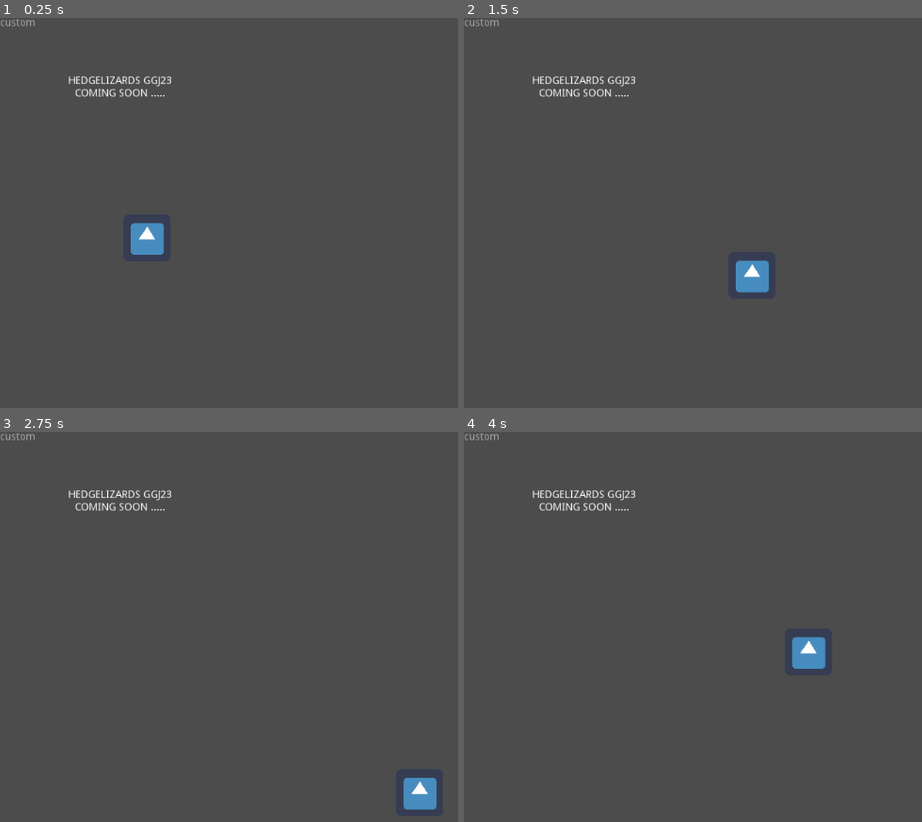
Above: before the commit, frames 1-4 (two rows, left to right).
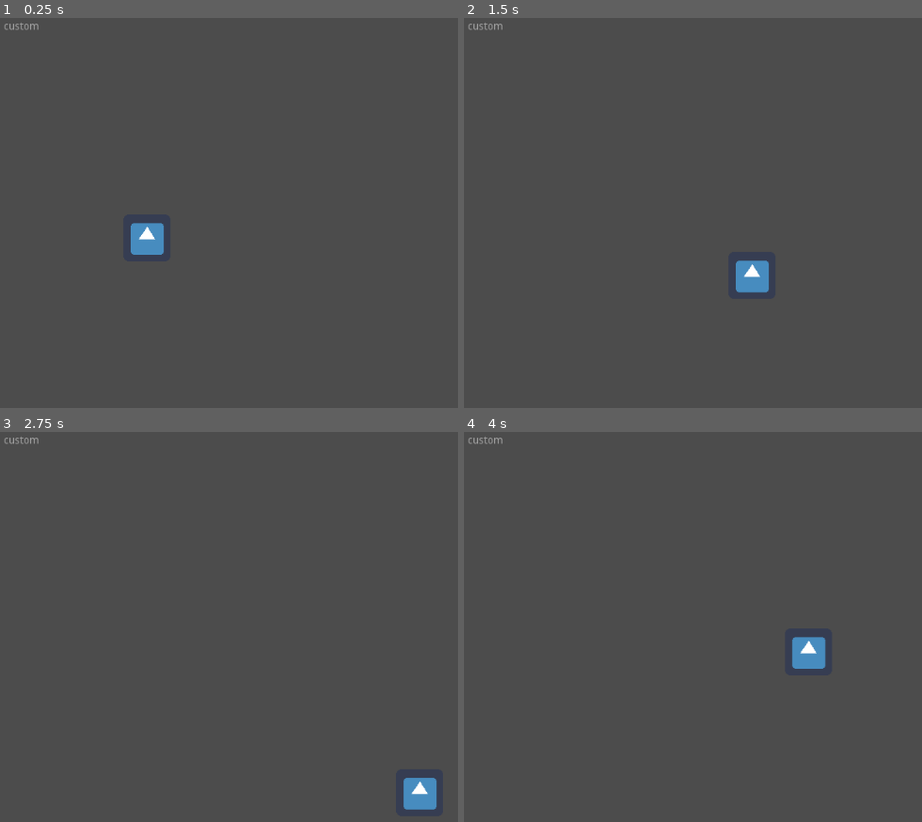
Above: after the commit, the same moments.

Repository: HedgeLizards/GGJ23
Game: Godot game, scene res://scenes/World.tscn
The game is run twice, just before and just after one commit, with the same random seed, the same clock (stepped at 60 frames per second) and the same inputs. The engine's default icon, where the game draws it, is replaced by a stand-in: a white triangle on a blue panel in a dark square.
Inputs:
- Up to frame 1 (0.25 s): no input
- Up to frame 2 (1.5 s): tap Enter at 0.5 s; hold D (right) 0.53-1.28 s; hold S (down) from 1.28 s (still down)
- Up to frame 3 (2.75 s): release S (down) at 2.03 s; hold D (right) from 2.03 s (still down)
- Up to frame 4 (4 s): release D (right) at 2.78 s; hold W (up) 2.78-3.53 s; hold A (left) from 3.53 s (still down)

The runs differ from the first frame. In frame 1, 0.5% of the frame differs, in the area x 0-38%, y 0-21%; in frame 2, 0.5%; in frame 3, 0.5%; in frame 4, 0.5%.

Commit message:
Move VersionTag to a CanvasLayer

Diff:
--- a/scenes/World.tscn
+++ b/scenes/World.tscn
@@ -5,17 +5,12 @@
 
 [node name="World" type="Node2D"]
 
+[node name="CanvasLayer" type="CanvasLayer" parent="."]
+
+[node name="VersionTag" parent="CanvasLayer" instance=ExtResource( 2 )]
+margin_left = 5.0
+margin_top = 5.0
+margin_right = 52.0
+margin_bottom = 19.0
+
 [node name="Player" parent="." instance=ExtResource( 1 )]
-
-[node name="Label" type="Label" parent="."]
-margin_left = 43.0
-margin_top = 43.0
-margin_right = 285.0
-margin_bottom = 146.0
-text = "HedgeLizards GGJ23
-Coming soon ....."
-align = 1
-valign = 1
-uppercase = true
-
-[node name="VersionTag" parent="." instance=ExtResource( 2 )]
